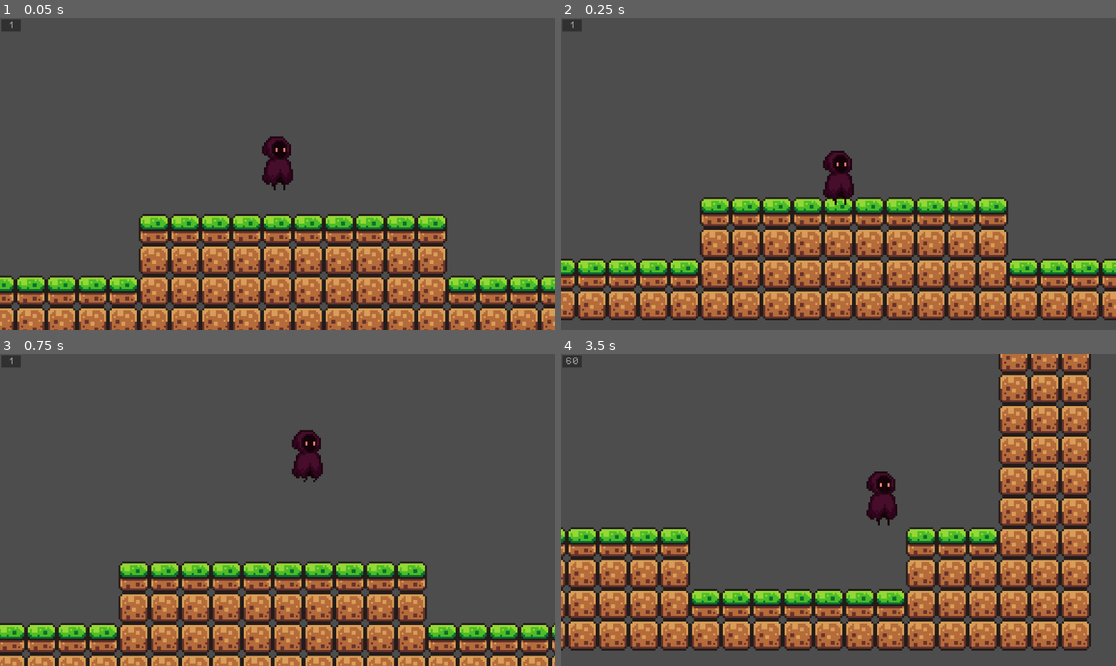
Above: before the commit, frames 1-4 (two rows, left to right).
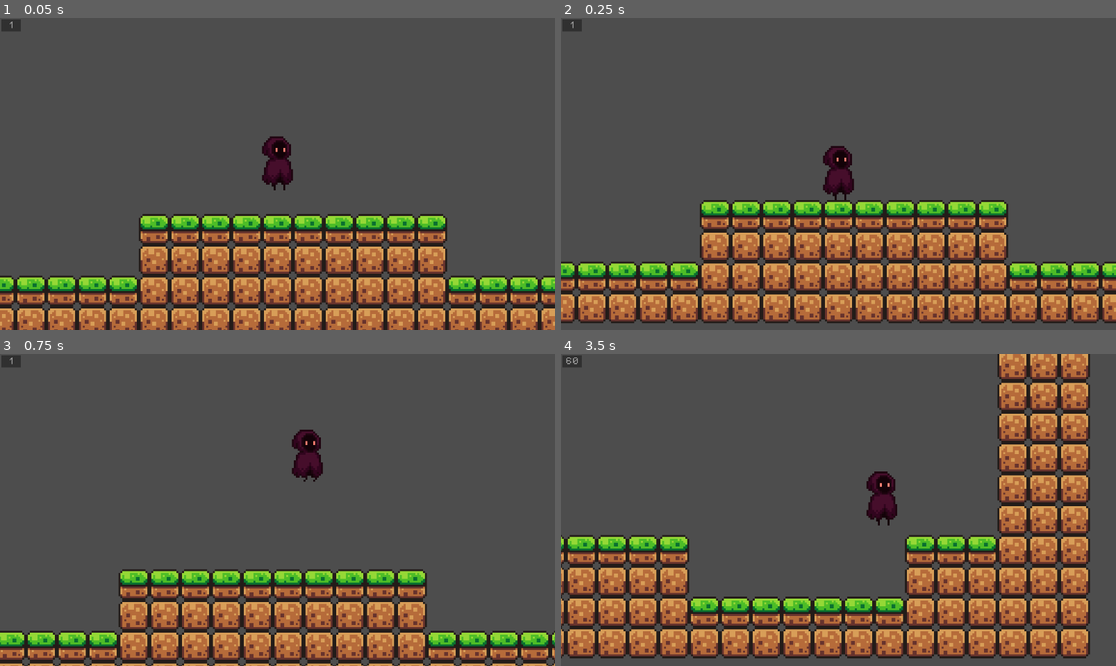
Above: after the commit, the same moments.

Repository: SuperDuperOrganisationsname/gmtk2024
Game: Godot game, scene res://scenes/game.tscn
Same seed, same stepped clock (60 frames per second), same inputs: the game is played once before the commit and once after it.
Inputs:
- Up to frame 1 (0.05 s): no input
- Up to frame 2 (0.25 s): no input
- Up to frame 3 (0.75 s): tap Enter (ui_accept) at 0.5 s; hold Right (ui_right) from 0.53 s (still down)
- Up to frame 4 (3.5 s): tap Enter (ui_accept) at 0.77, 1.52, 3.02 s; release Right (ui_right) at 2.03 s; hold Left (ui_left) 2.03-2.78 s; hold Right (ui_right) from 2.78 s (still down)

Frame 1 is identical in both runs. In frame 2, 18% of the frame differs, in the area x 0-100%, y 40-98%; in frame 3, 20%; in frame 4, 31%, in the area x 0-96%, y 0-98%.

Commit message:
added new collison shape for new animations

Diff:
--- a/scenes/player.tscn
+++ b/scenes/player.tscn
@@ -322,8 +322,9 @@
 "speed": 10.0
 }]
 
-[sub_resource type="CircleShape2D" id="CircleShape2D_t2vcp"]
-radius = 5.0
+[sub_resource type="CapsuleShape2D" id="CapsuleShape2D_p38ui"]
+radius = 6.0
+height = 28.0
 
 [node name="Player" type="CharacterBody2D"]
 z_index = 5
@@ -332,9 +333,10 @@
 [node name="AnimatedSprite2D" type="AnimatedSprite2D" parent="."]
 position = Vector2(0, -12)
 sprite_frames = SubResource("SpriteFrames_7d4bh")
-animation = &"jump_land"
+animation = &"run"
 autoplay = "idle"
+frame_progress = 0.789873
 
 [node name="CollisionShape2D" type="CollisionShape2D" parent="."]
-position = Vector2(0, -5)
-shape = SubResource("CircleShape2D_t2vcp")
+position = Vector2(-1, -10)
+shape = SubResource("CapsuleShape2D_p38ui")
